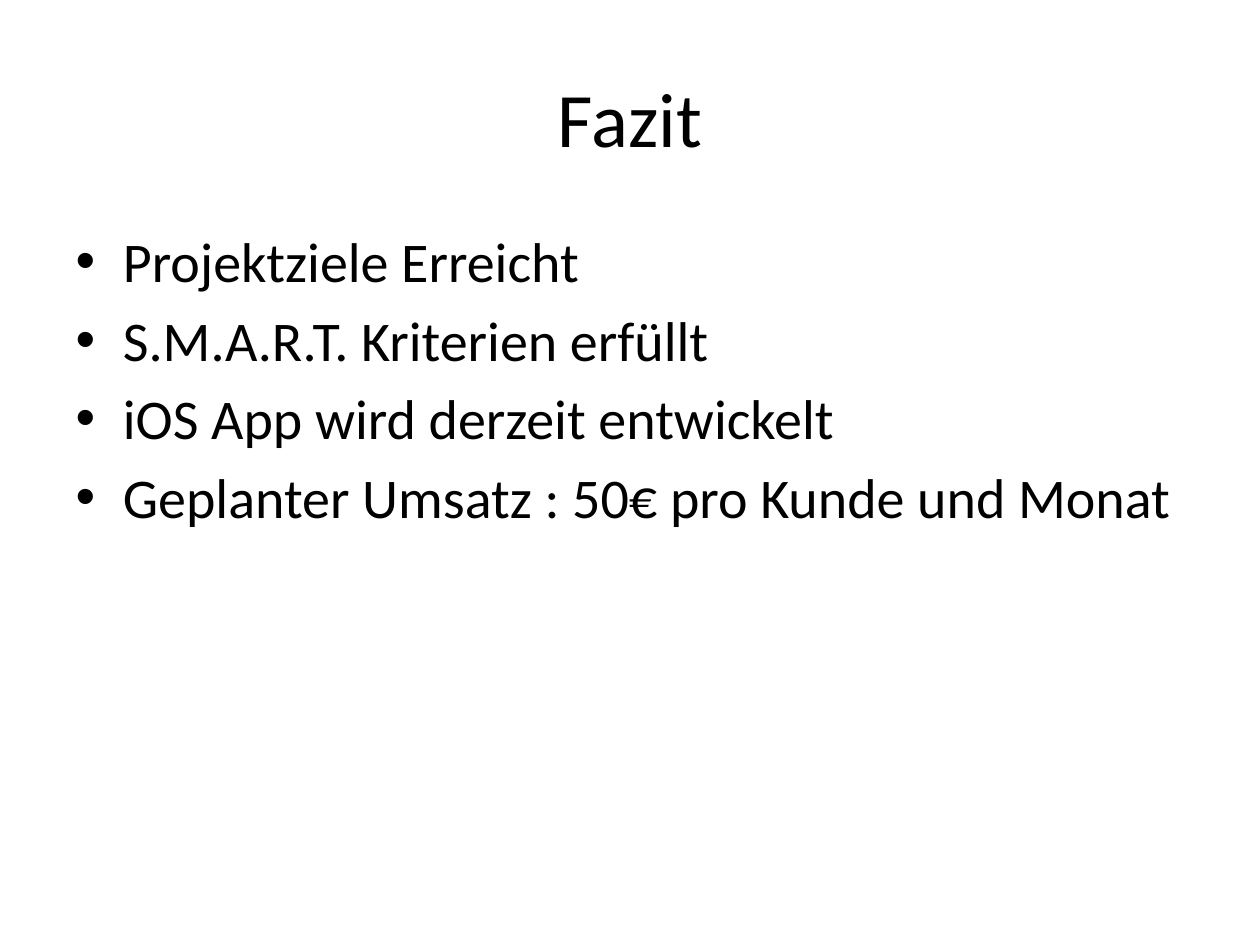
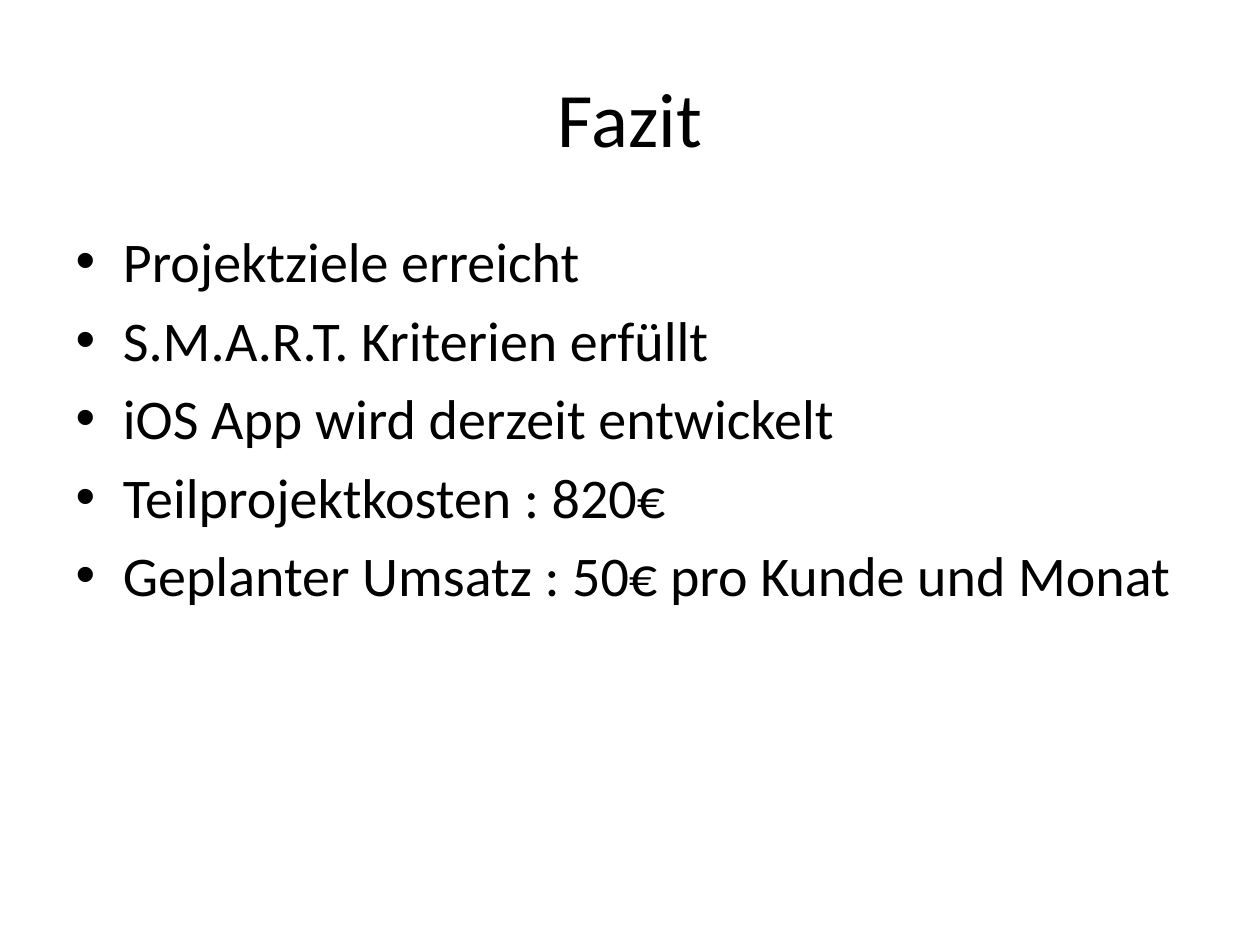
Before and after one commit to janhelmle/weiterbildung_fachinformatiker_ihk_projektantrag, a slide deck: slide 15 of praesentation/Projektpräsentation.pptx. Drawn at 1260x945 pixels with LibreOffice and Linux fonts; fonts in the diff are those of the drawing. Boxes give left, top, right and bottom in pixels: in the first picture for what was removed or moved away, otherwise in the second. Text is boxed around its words. In the diff, an @@ line names an element or a change of style, - is before the commit and + after.

```diff
--- a/praesentation/Projektpräsentation.pptx
+++ b/praesentation/Projektpräsentation.pptx
@@ text at [123,243,579,292]: text changed @@
-• Projektziele Erreicht
+• Projektziele erreicht
@@ text at [123,479,666,528]: paragraph added @@
+• Teilprojektkosten : 820€
```
Also in this commit, not shown: 1 other slide changed, 1 other file.
